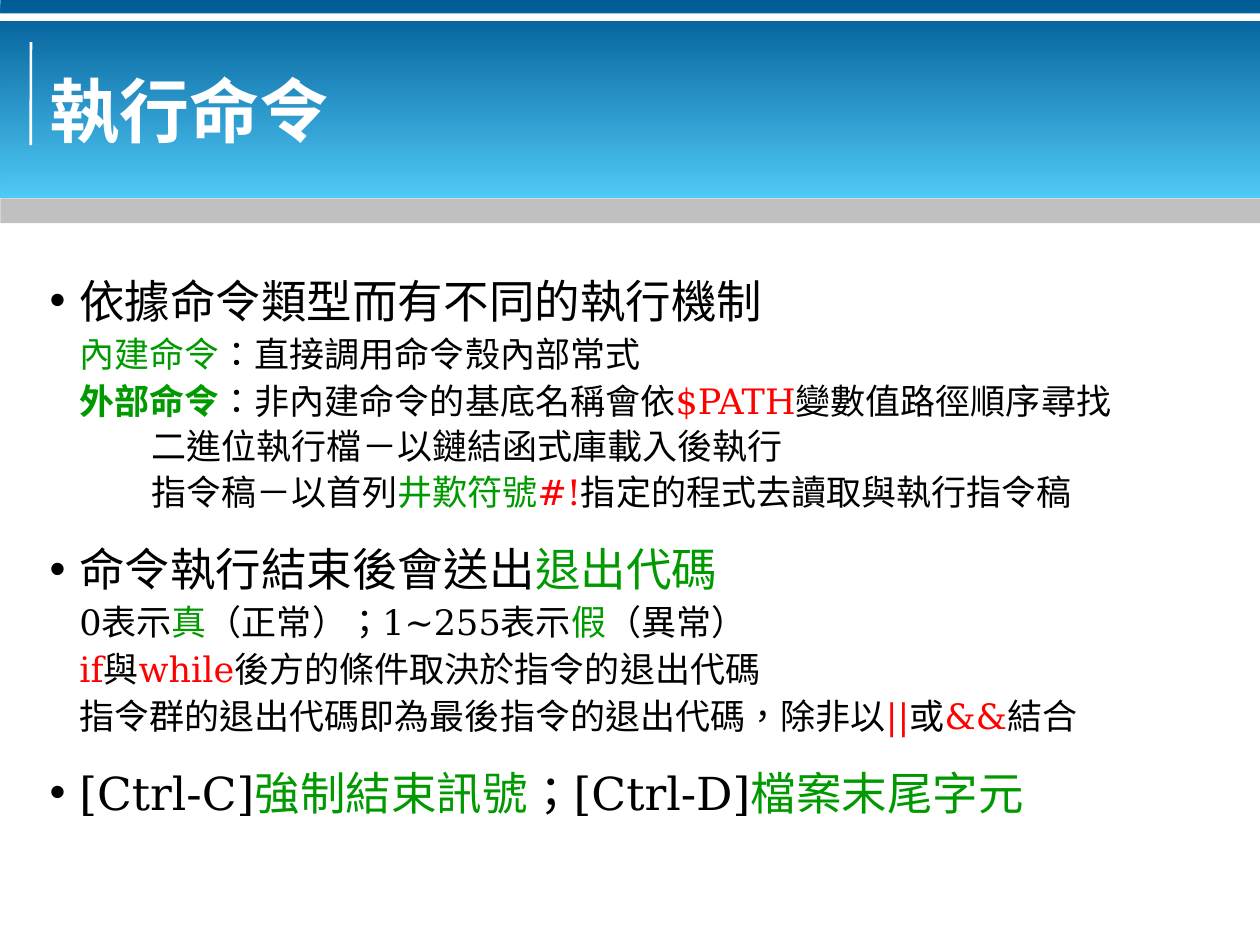
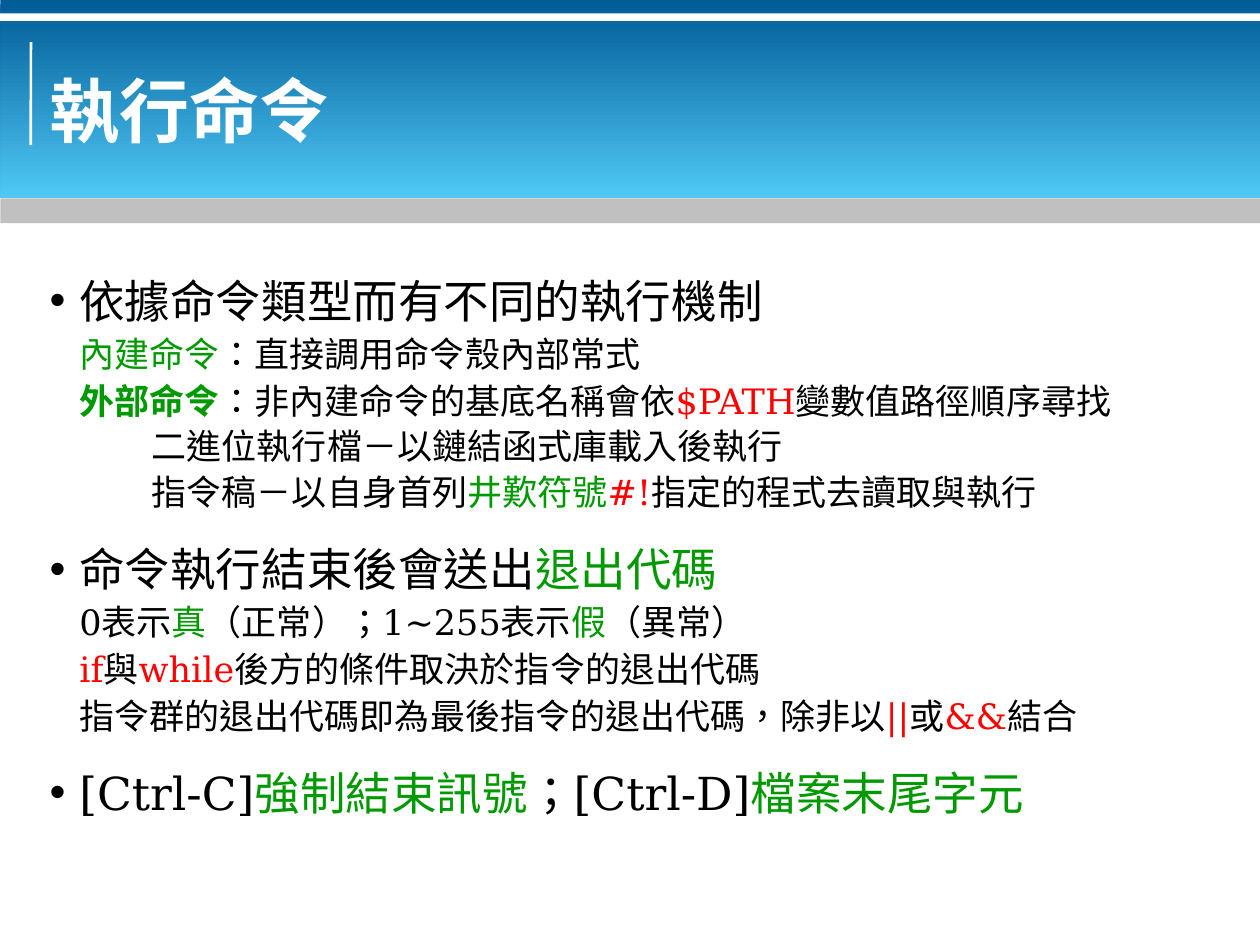
Before and after one commit to bluebat/.presentations, a slide deck: slide 16 of bash-basics.odp. Drawn at 1260x945 pixels with LibreOffice and Linux fonts; fonts in the diff are those of the drawing; background and template pictures are left out. Boxes give left, top, right and bottom in pixels: in the first picture for what was removed or moved away, otherwise in the second. Text is boxed around its words. In the diff, an @@ line names an element or a change of style, - is before the commit and + after.

```diff
--- a/bash-basics.odp
+++ b/bash-basics.odp
@@ text at (x1=152, y1=475, x2=1037, y2=508): text changed @@
-  指令稿－以首列井歎符號#!指定的程式去讀取與執行指令稿
+  指令稿－以自身首列井歎符號#!指定的程式去讀取與執行
```
Also in this commit, not shown: 4 other slides changed.
